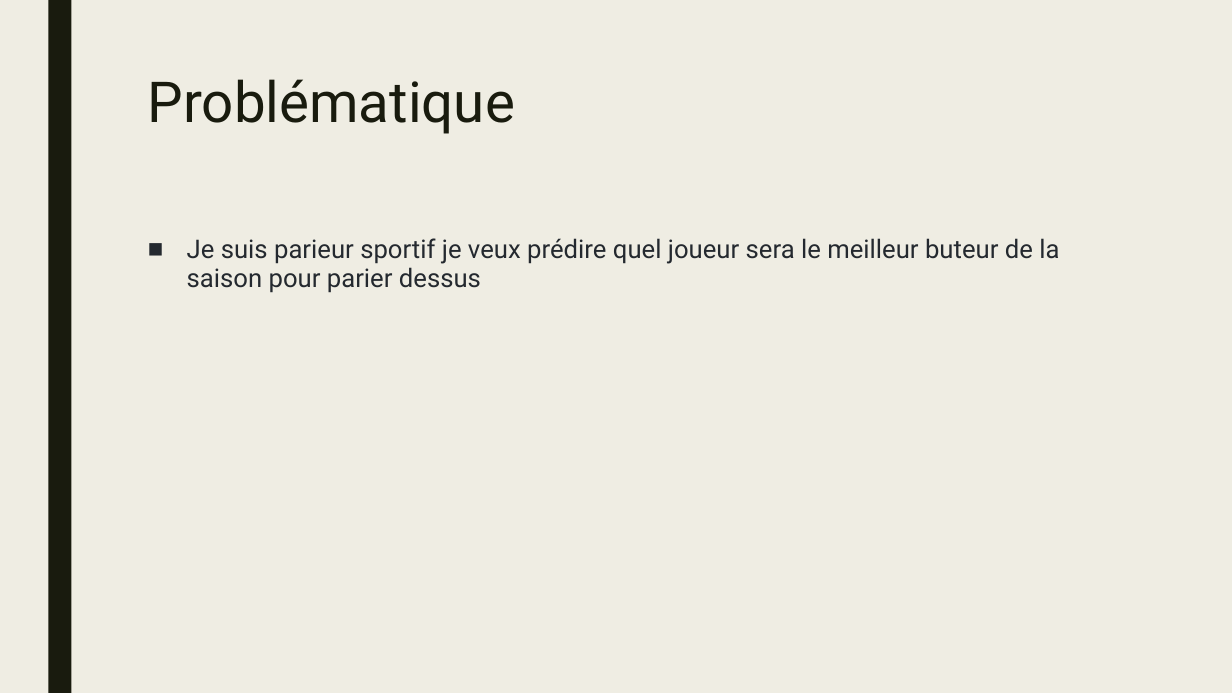
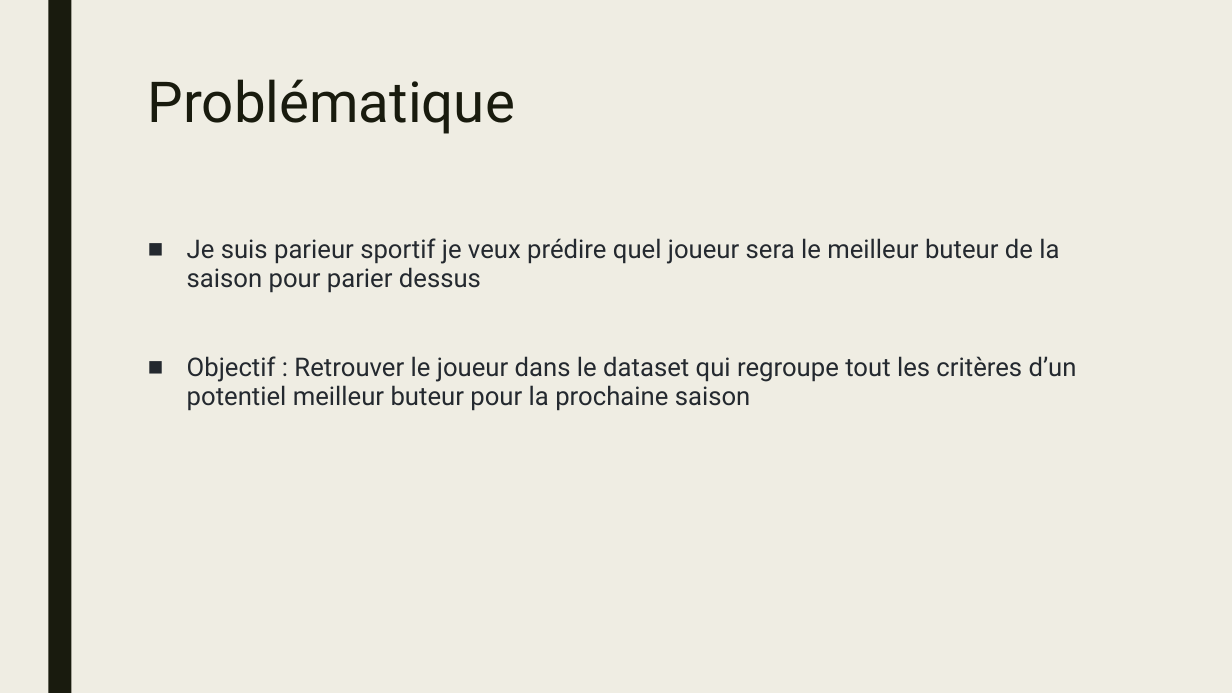
Before and after one commit to julienparrot/Foot-dataset, a slide deck: slide 4 of Analyse données.pptx. Drawn at 1232x693 pixels with LibreOffice and Linux fonts; fonts in the diff are those of the drawing. Boxes give left, top, right and bottom in pixels: in the first picture for what was removed or moved away, otherwise in the second. Text is boxed around its words. In the diff, an @@ line names an element or a change of style, - is before the commit and + after.

```diff
--- a/Analyse données.pptx
+++ b/Analyse données.pptx
@@ text at [187, 356, 1077, 411]: paragraph added @@
+■ Objectif : Retrouver le joueur dans le dataset qui regroupe tout les critères d’un potentiel meilleur buteur pour la prochaine saison
```
Also in this commit, not shown: 2 other slides changed, 7 slides added.
